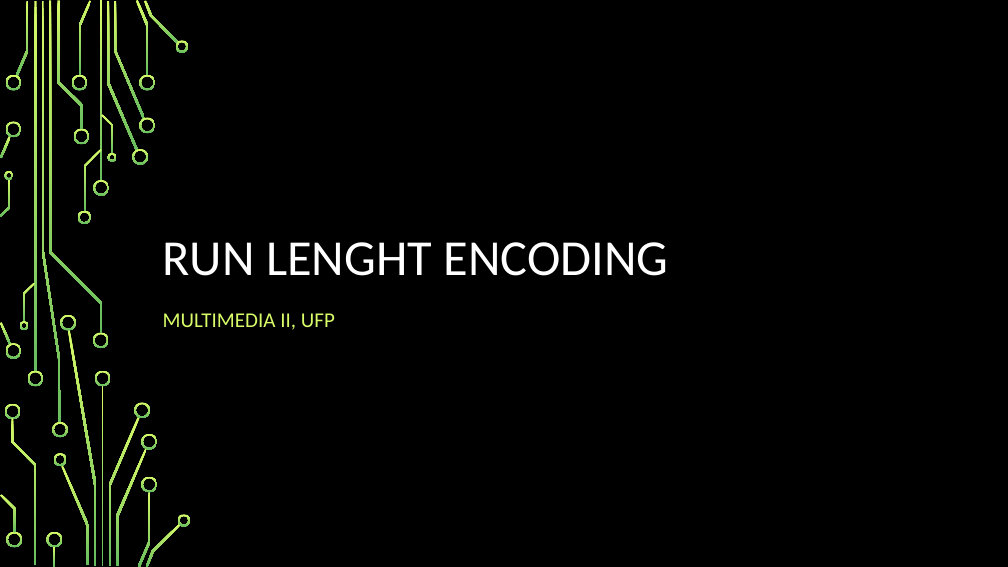
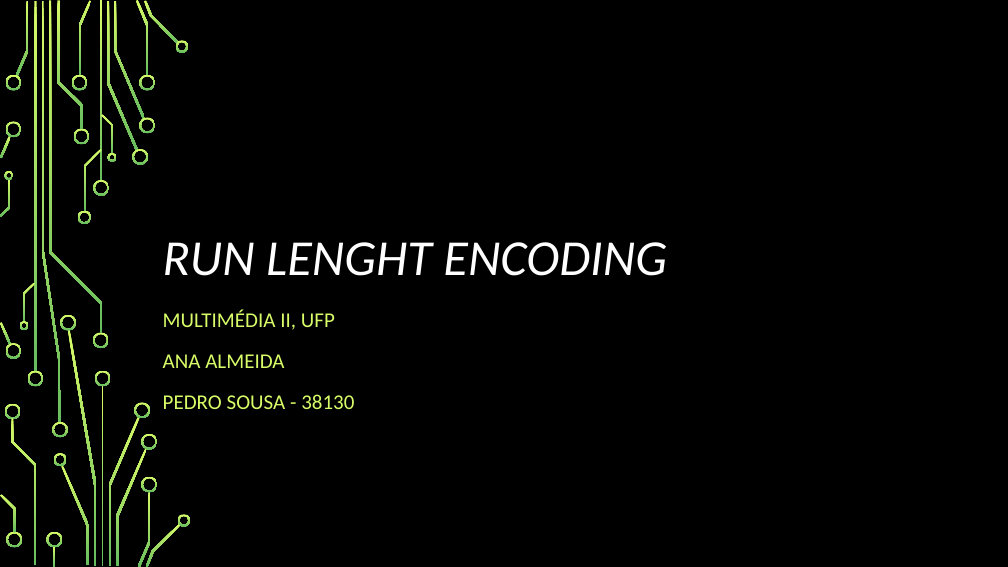
Before and after one commit to ritalmeida/Multim-dia-2, a slide deck: slide 1 of Apresentacao.pptx. Drawn at 1008x567 pixels with LibreOffice and Linux fonts; fonts in the diff are those of the drawing; background and template pictures are left out. Boxes give left, top, right and bottom in pixels: in the first picture for what was removed or moved away, otherwise in the second. Text is boxed around its words. In the diff, an @@ line names an element or a change of style, - is before the commit and + after.

```diff
--- a/Apresentacao.pptx
+++ b/Apresentacao.pptx
@@ title "RUN LENGHT ENCODING" at bbox=[163, 242, 667, 276]: italic on @@
@@ subtitle at bbox=[163, 310, 354, 409]: text changed @@
-MULTIMEDIA II, UFP
+MULTIMÉDIA II, UFP
+ANA ALMEIDA
+PEDRO SOUSA - 38130
```
Also in this commit, not shown: 2 other slides changed, 1 slide removed, 1 other file.
